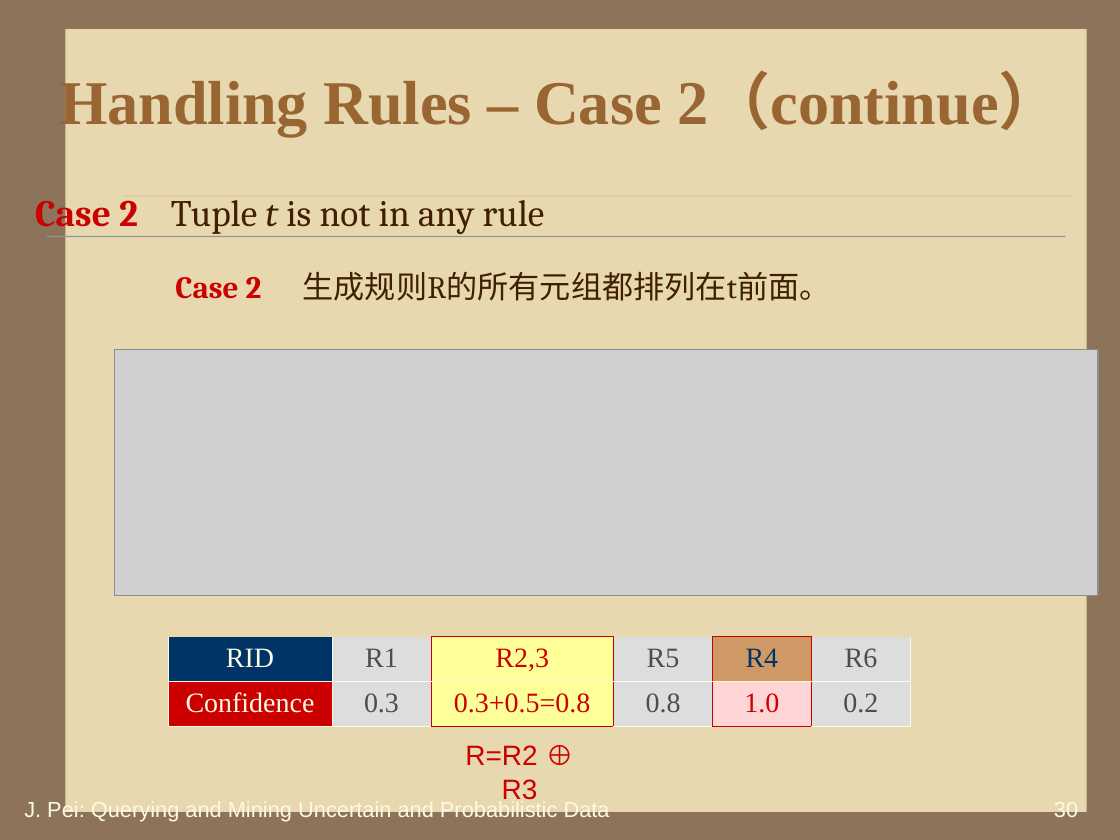
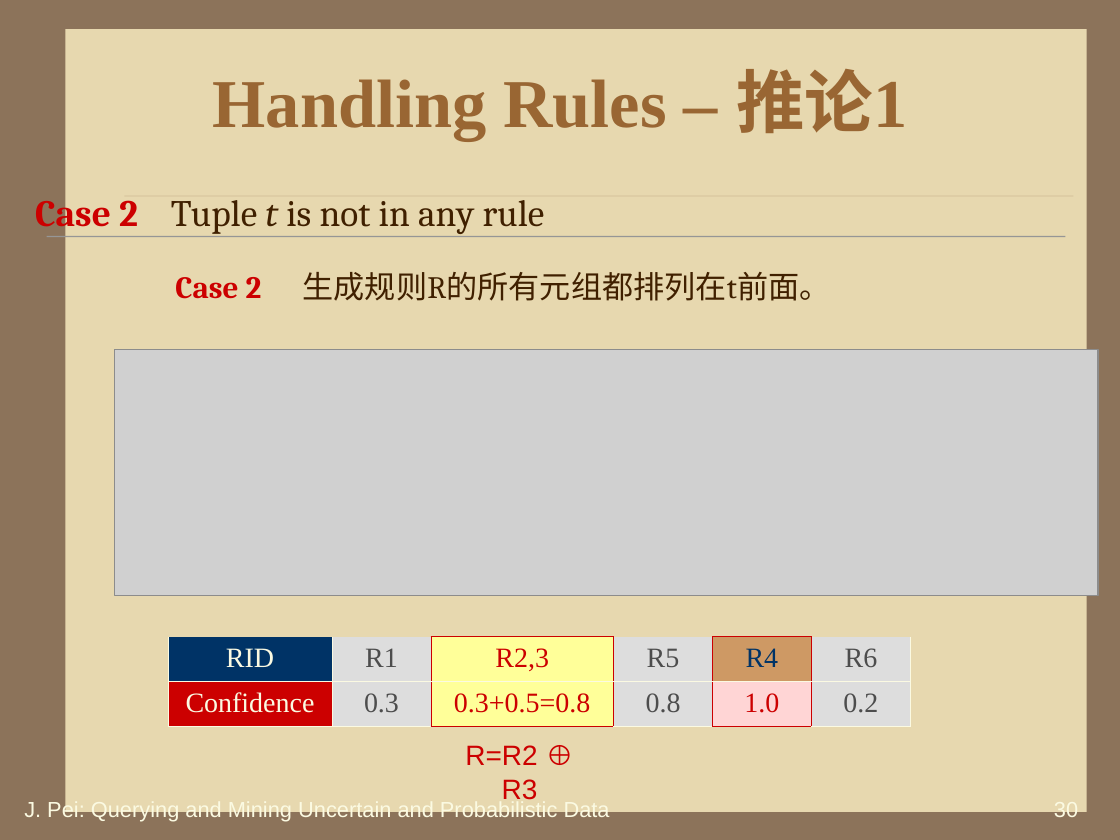
Before and after one commit to HiltonWei/wpstest, a slide deck: slide 30 of branches/区钺坚/读书报告/不确定性数据的查询分析处理.ppt. Drawn at 1120x840 pixels with LibreOffice and Linux fonts; fonts in the diff are those of the drawing; grey boxes stand for pictures; background and template pictures are left out. Boxes give left, top, right and bottom in pixels: in the first picture for what was removed or moved away, otherwise in the second. Text is boxed around its words. In the diff, an @@ line names an element or a change of style, - is before the commit and + after.

```diff
--- a/branches/区钺坚/读书报告/不确定性数据的查询分析处理.ppt
+++ b/branches/区钺坚/读书报告/不确定性数据的查询分析处理.ppt
@@ title at <box>213,69,907,140</box>: text changed; size 40 to 44 pt @@
-Handling Rules – Case 2（continue）
+Handling Rules – 推论1
```
Also in this commit, not shown: 3 other slides changed, 2 slides added, 2 other files.
